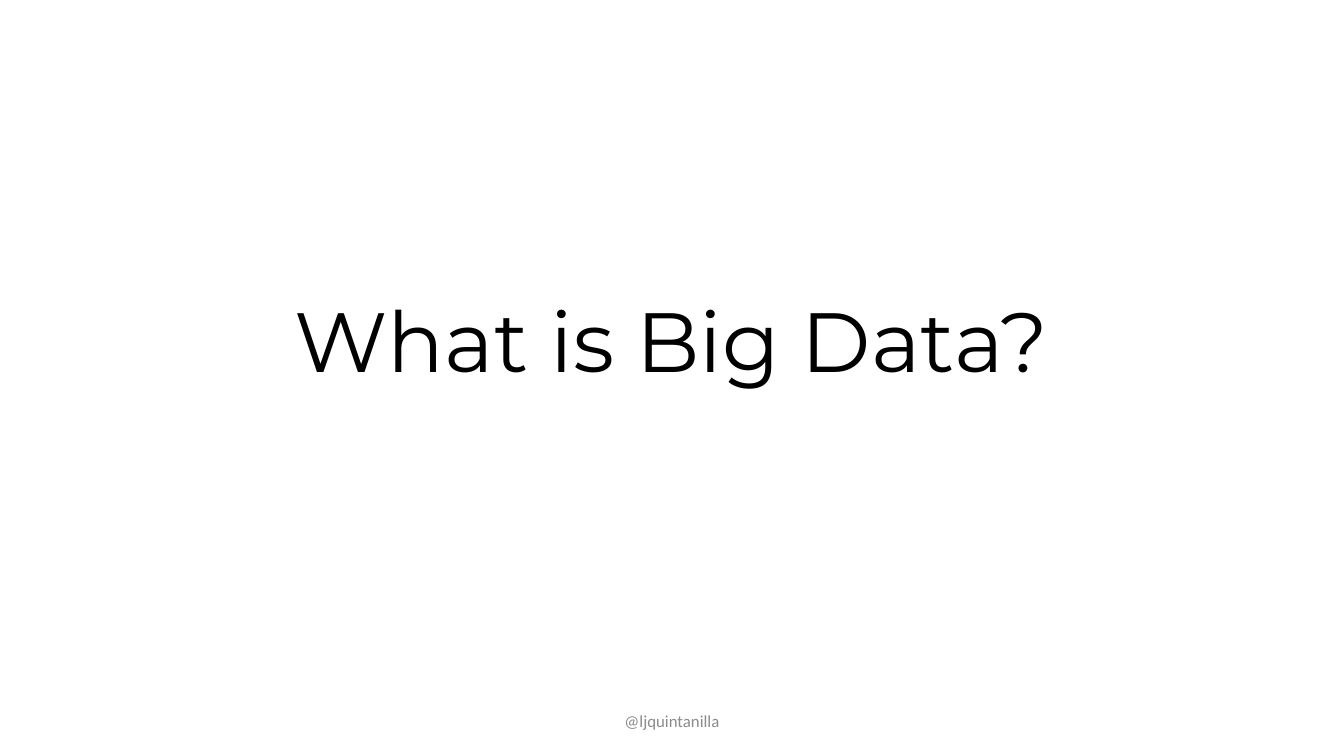
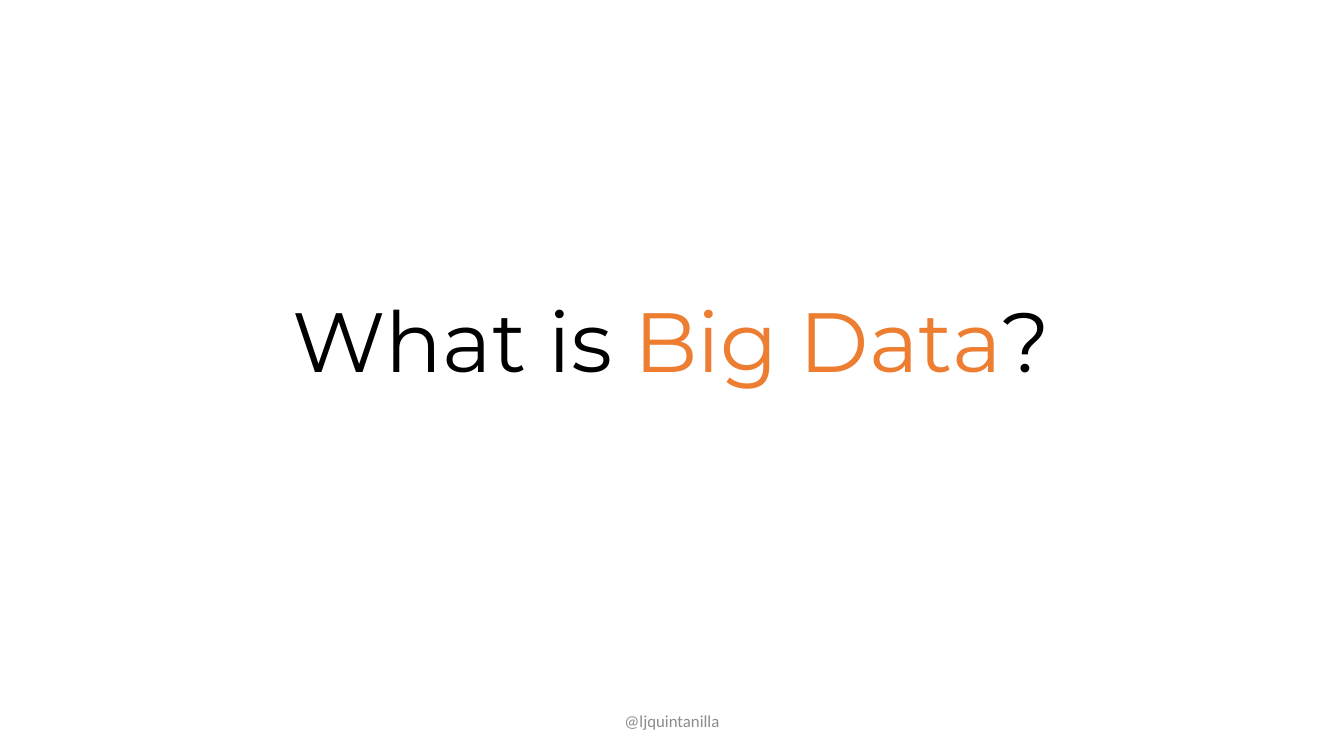
Before and after one commit to lqdev/Presentations, a slide deck: slide 5 of codecampnyc2019/slides/Intro-Dotnet-Spark.pptx. Drawn at 1344x756 pixels with LibreOffice and Linux fonts; fonts in the diff are those of the drawing. Boxes give left, top, right and bottom in pixels: in the first picture for what was removed or moved away, otherwise in the second. Text is boxed around its words. In the diff, an @@ line names an element or a change of style, - is before the commit and + after.

```diff
--- a/codecampnyc2019/slides/Intro-Dotnet-Spark.pptx
+++ b/codecampnyc2019/slides/Intro-Dotnet-Spark.pptx
@@ title "What is Big Data?" at (293, 309, 1050, 389): text colour #000000 to #ED7D31 in "Big Data?" @@
```
Also in this commit, not shown: 8 other slides changed, 2 other files.
